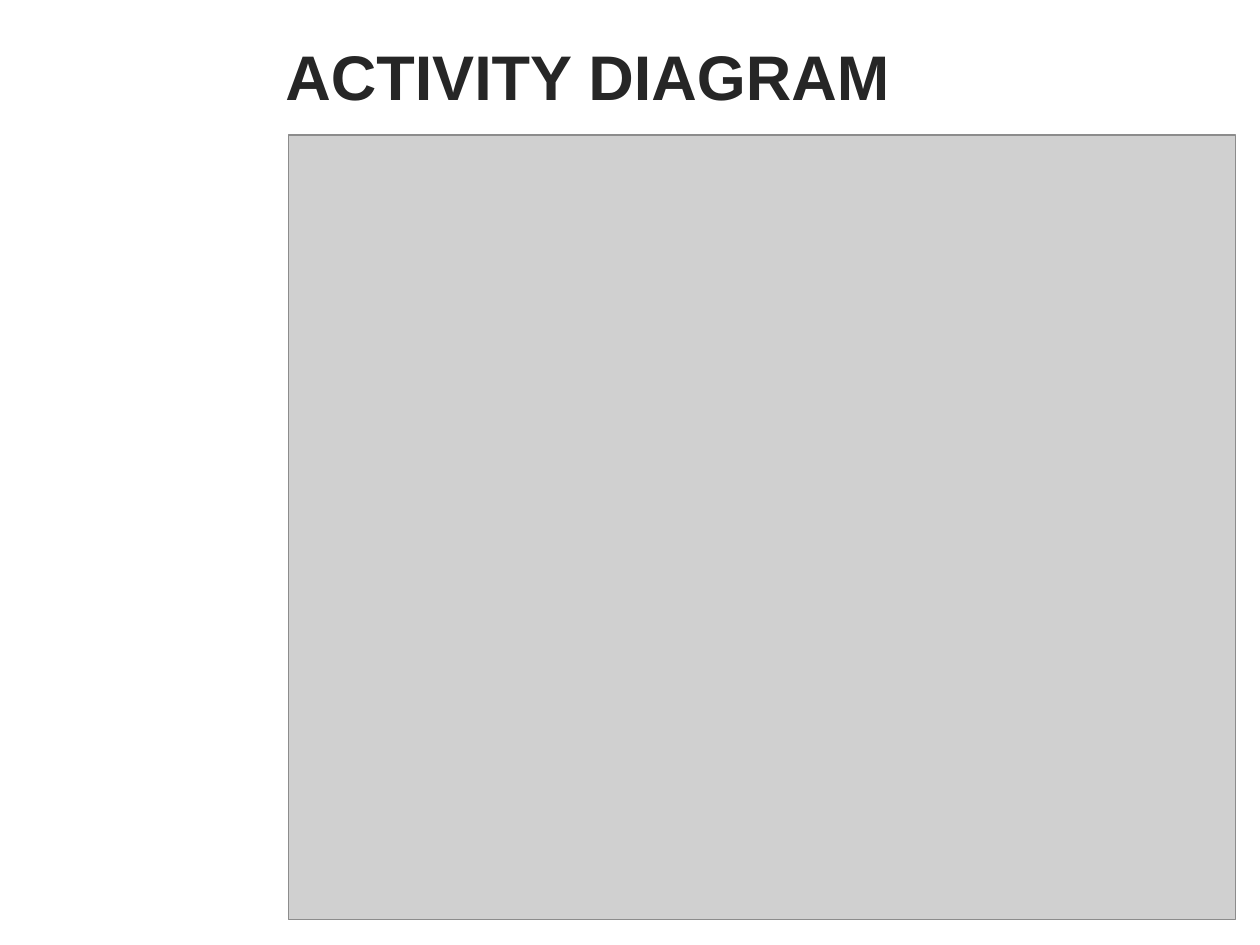
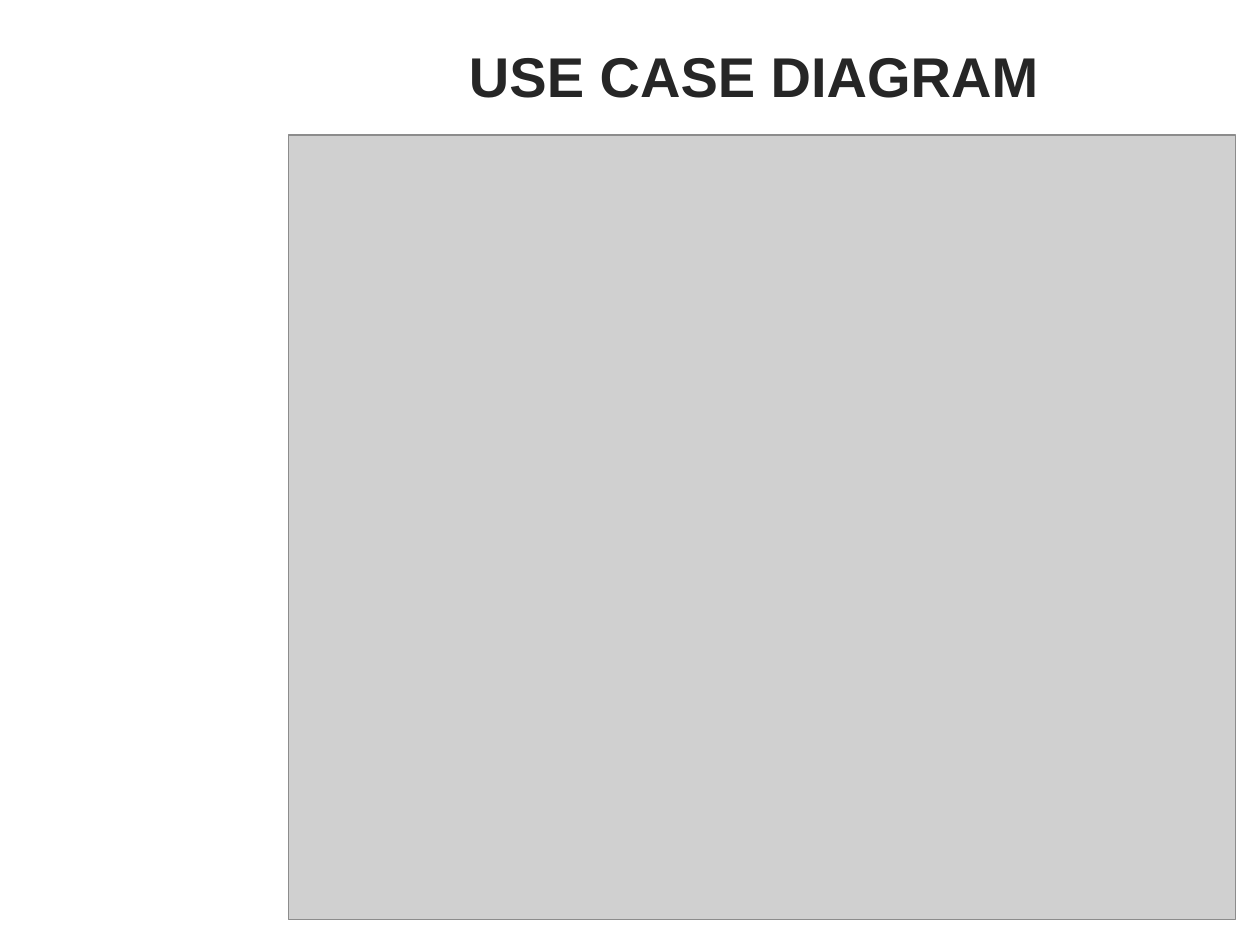
Before and after one commit to AsadujamanNur/BattleShip-Game, a slide deck: slide 2 of Final Presentation/BATTLESHIP GAME FINAL PRESENTATION.pptx. Drawn at 1260x945 pixels with LibreOffice and Linux fonts; fonts in the diff are those of the drawing; grey boxes stand for pictures; background and template pictures are left out. Boxes give left, top, right and bottom in pixels: in the first picture for what was removed or moved away, otherwise in the second. Text is boxed around its words. In the diff, an @@ line names an element or a change of style, - is before the commit and + after.

```diff
--- a/Final Presentation/BATTLESHIP GAME FINAL PRESENTATION.pptx
+++ b/Final Presentation/BATTLESHIP GAME FINAL PRESENTATION.pptx
@@ title at <box>469,58,1039,98</box>: text changed; size 36 to 32 pt @@
-ACTIVITY DIAGRAM
+USE CASE DIAGRAM
```
